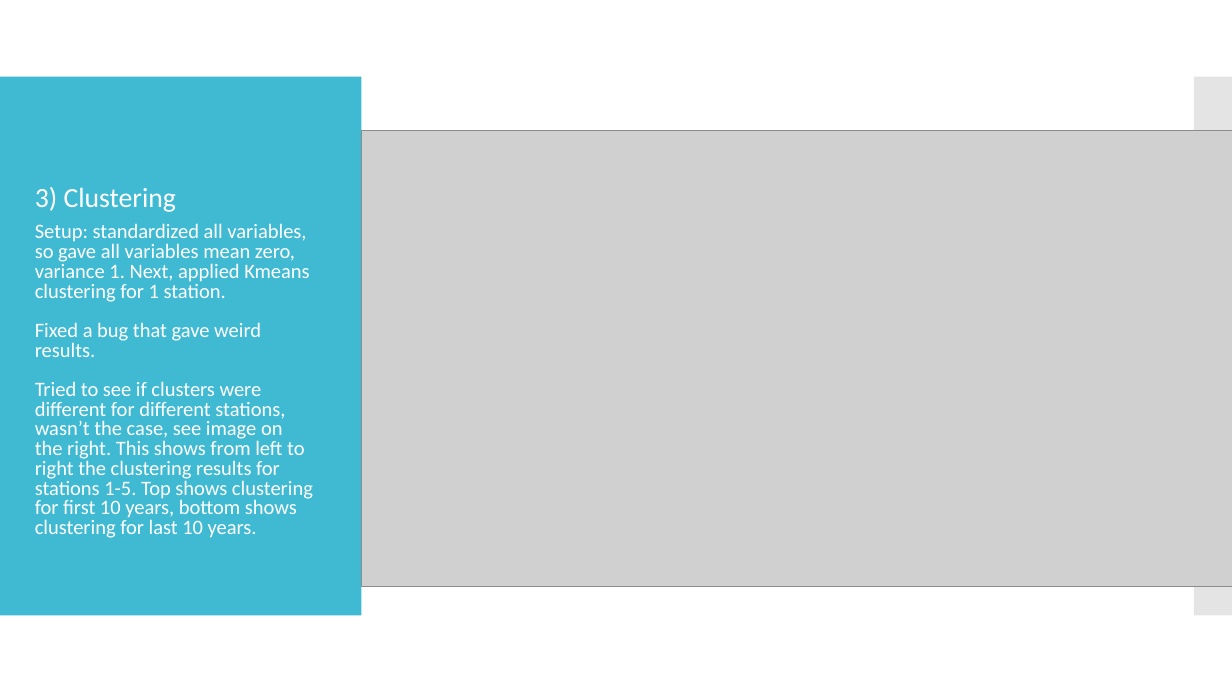
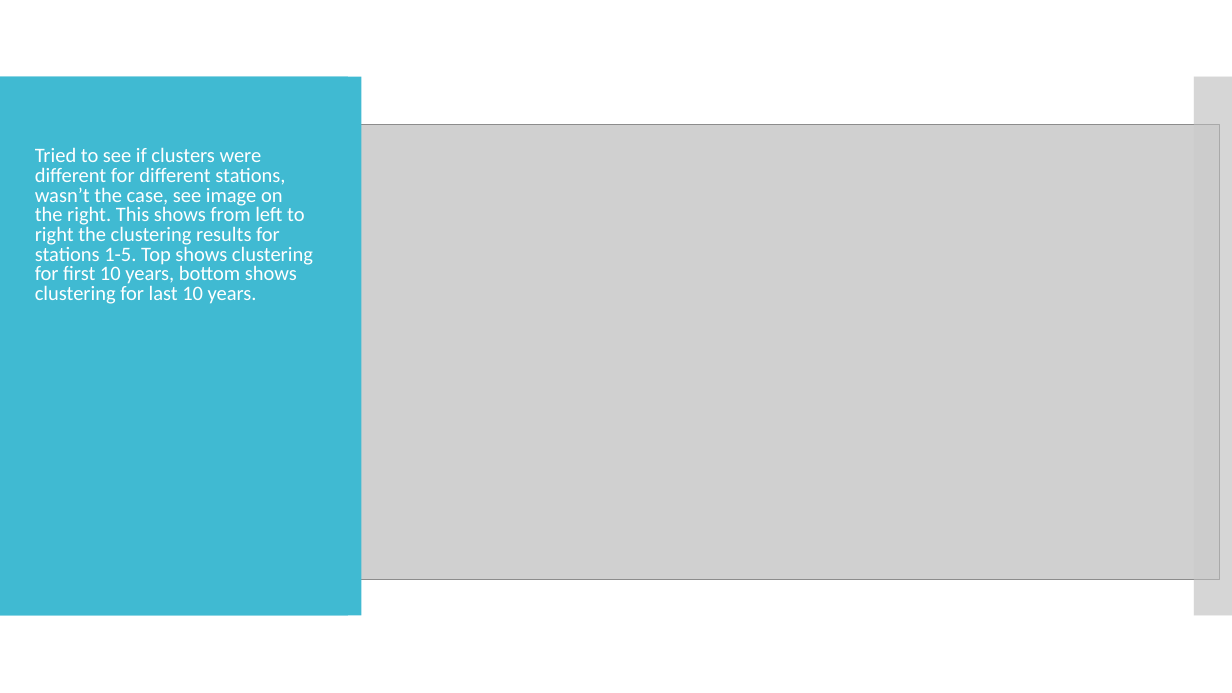
Before and after one commit to Deltares-Climate-Change/Deltares-Climate-Change, a slide deck: slide 4 of Presentations/Climate Change project update week 3.pptx (slide 3 before the commit). Drawn at 1232x693 pixels with LibreOffice and Linux fonts; fonts in the diff are those of the drawing; grey boxes stand for pictures. Boxes give left, top, right and bottom in pixels: in the first picture for what was removed or moved away, otherwise in the second. Text is boxed around its words. In the diff, an @@ line names an element or a change of style, - is before the commit and + after.

Commit message:
Improved presentation

```diff
--- a/Presentations/Climate Change project update week 3.pptx
+++ b/Presentations/Climate Change project update week 3.pptx
@@ rectangle removed at (x1=0, y1=0, x2=1232, y2=693) @@
@@ text "Tried to see if clusters ..." moved from (x1=35, y1=223, x2=313, y2=538) to (x1=35, y1=147, x2=313, y2=304) @@
@@ picture resized from (x1=361, y1=131, x2=1232, y2=587) to (x1=276, y1=124, x2=1220, y2=579) @@
@@ title removed at (x1=35, y1=187, x2=177, y2=212) @@
-3) Clustering
@@ text at (x1=35, y1=223, x2=309, y2=357): paragraphs removed @@
-Setup: standardized all variables, so gave all variables mean zero, variance 1. Next, applied Kmeans clustering for 1 station.
-Fixed a bug that gave weird results.
```
Also in this commit, not shown: 1 other slide changed, 2 slides added.
